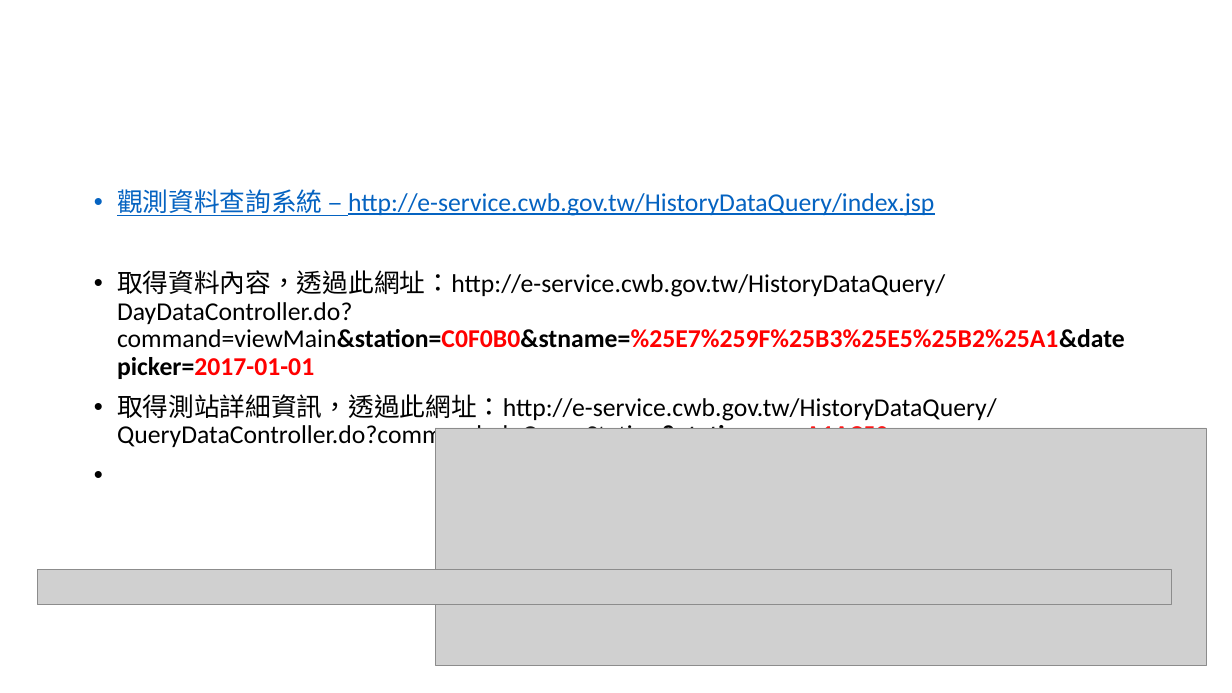
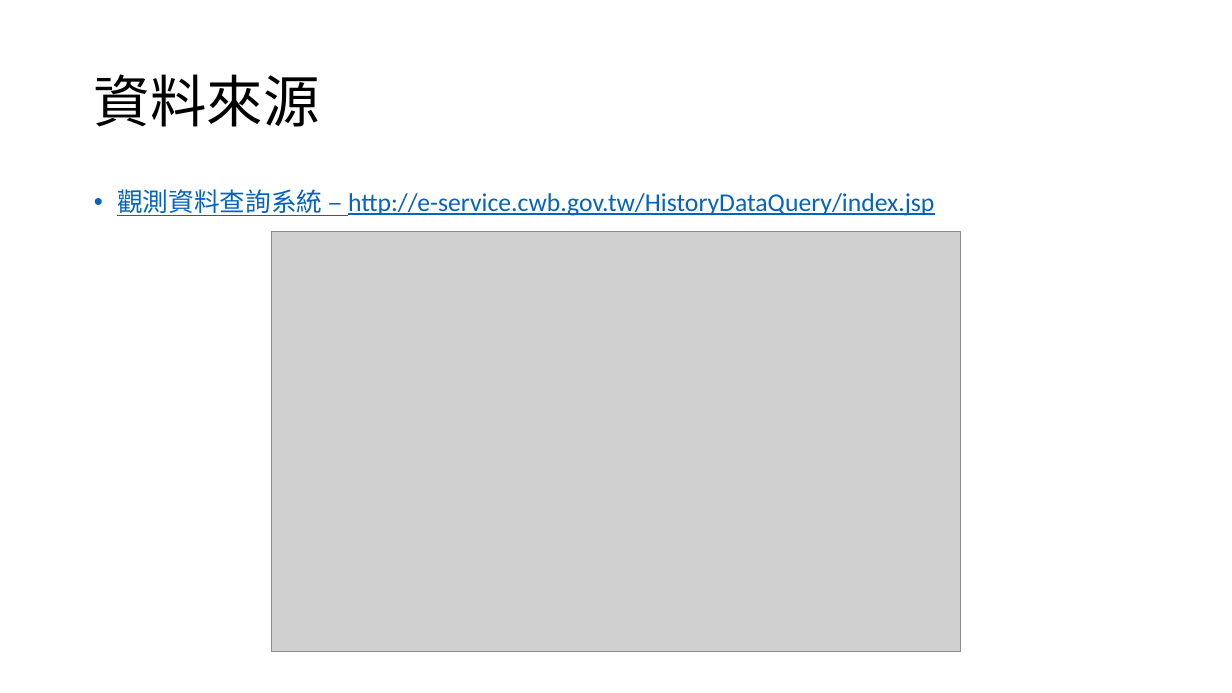
Before and after one commit to Mark-YH/CWB_Data, a slide deck: slide 2 of slide/CWBData.pptx. Drawn at 1232x693 pixels with LibreOffice and Linux fonts; fonts in the diff are those of the drawing; grey boxes stand for pictures. Boxes give left, top, right and bottom in pixels: in the first picture for what was removed or moved away, otherwise in the second. Text is boxed around its words. In the diff, an @@ line names an element or a change of style, - is before the commit and + after.

```diff
--- a/slide/CWBData.pptx
+++ b/slide/CWBData.pptx
@@ title added at [94,74,320,127], 44 pt, text #000000 @@
+資料來源
@@ picture added at [272,232,960,652] @@
@@ text at [117,270,1125,449]: paragraphs removed @@
-• 取得資料內容，透過此網址：http://e-service.cwb.gov.tw/HistoryDataQuery/DayDataController.do?command=viewMain&station=C0F0B0&stname=%25E7%259F%25B3%25E5%25B2%25A1&datepicker=2017-01-01
-• 取得測站詳細資訊，透過此網址：http://e-service.cwb.gov.tw/HistoryDataQuery/QueryDataController.do?command=doQueryStation&station_no=A1AC50
@@ picture removed at [435,428,1207,665] @@
@@ picture removed at [37,570,1172,605] @@
```
Also in this commit, not shown: 2 slides added.
